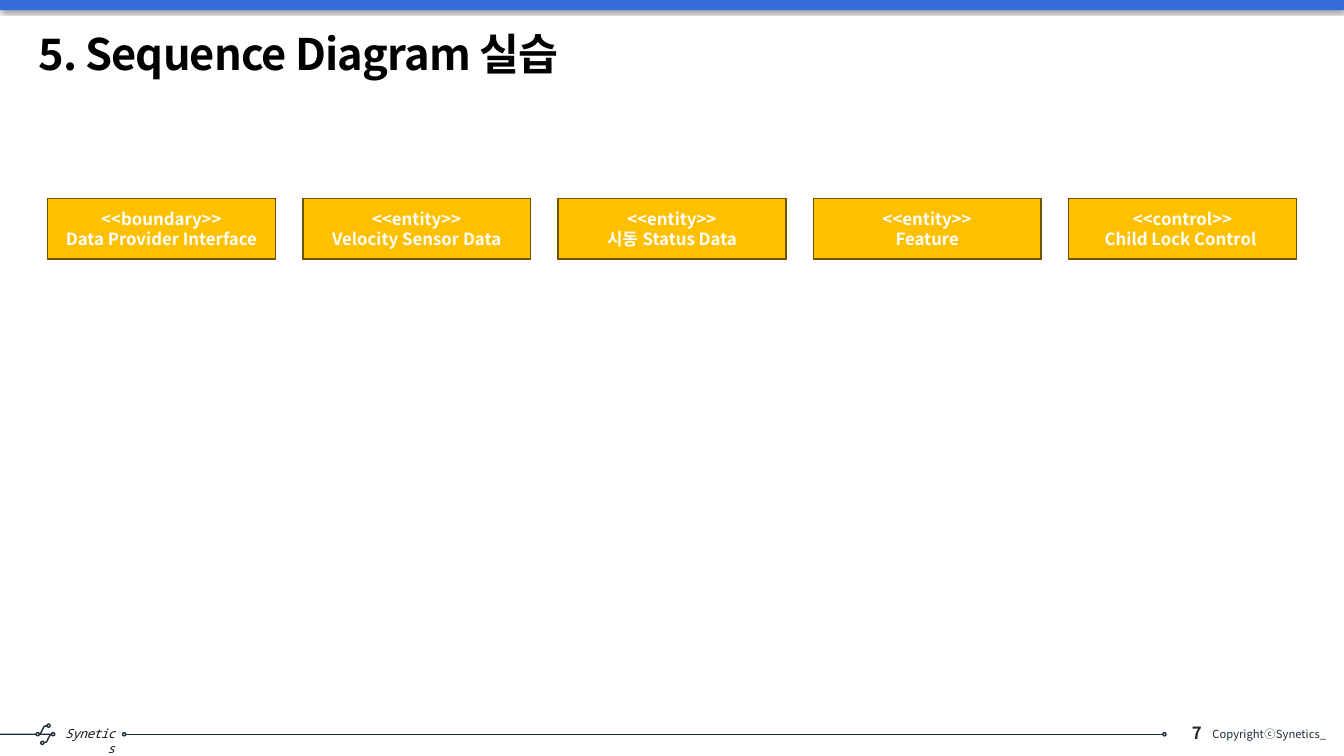
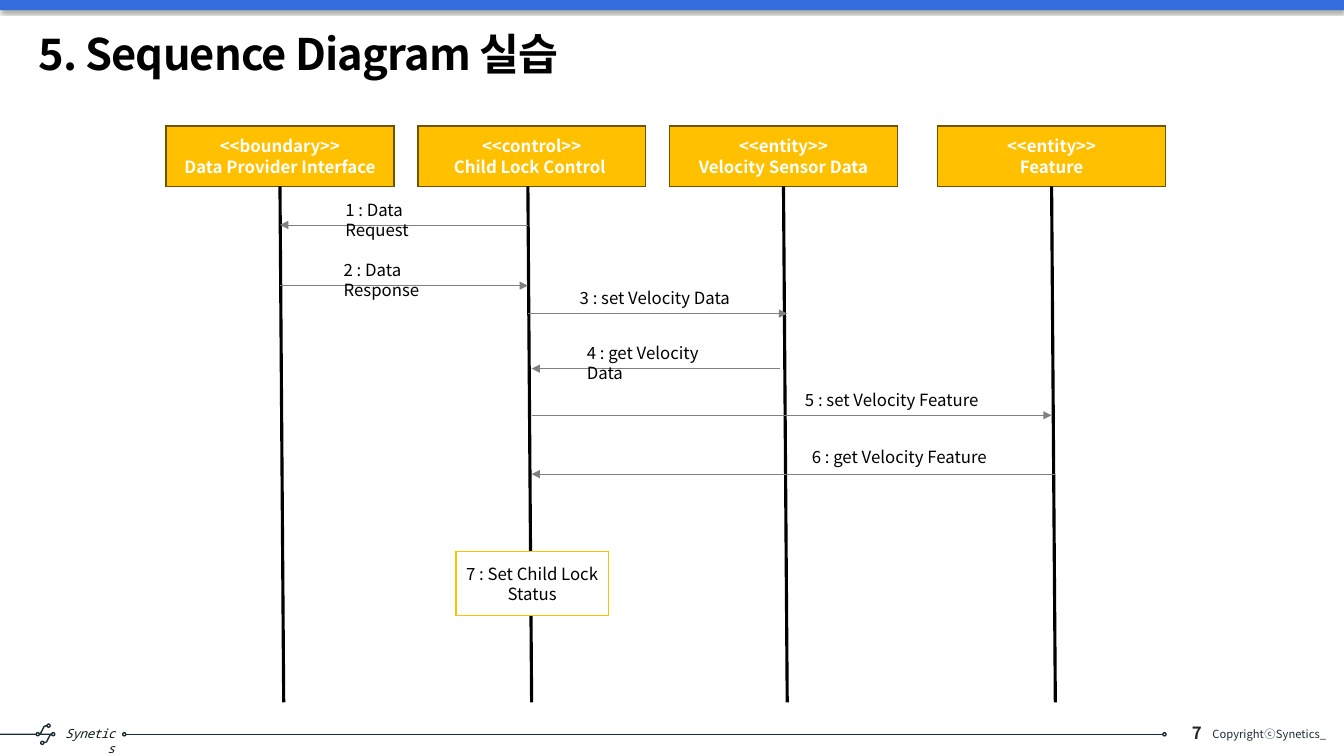
Before and after one commit to s-eunbi-kim/SeSSAC_202501, a slide deck: slide 7 of 01_요구사항 실습/SW 요구사항 분석 및 설계_3조.pptx. Drawn at 1344x756 pixels with LibreOffice and Linux fonts; fonts in the diff are those of the drawing. Boxes give left, top, right and bottom in pixels: in the first picture for what was removed or moved away, otherwise in the second. Text is boxed around its words. In the diff, an @@ line names an element or a change of style, - is before the commit and + after.

```diff
--- a/01_요구사항 실습/SW 요구사항 분석 및 설계_3조.pptx
+++ b/01_요구사항 실습/SW 요구사항 분석 및 설계_3조.pptx
@@ rectangle "<<boundary>>": place and size @@
-rectangle "<<boundary>>" at [47, 199, 275, 259]
+rectangle "<<boundary>>" at [166, 126, 394, 187]
@@ rectangle "<<control>>": place and size @@
-rectangle "<<control>>" at [1069, 199, 1297, 259]
+rectangle "<<control>>" at [418, 126, 646, 187]
@@ rectangle "<<entity>>": place and size @@
-rectangle "<<entity>>" at [302, 199, 530, 259]
+rectangle "<<entity>>" at [669, 126, 897, 187]
@@ rectangle "<<entity>>": place and size @@
-rectangle "<<entity>>" at [814, 199, 1042, 259]
+rectangle "<<entity>>" at [938, 126, 1166, 187]
@@ line added from (280, 187) to (283, 703), #000000 2.25 pt @@
@@ text added at [345, 203, 408, 240], 12 pt, text #000000 @@
+1 : Data Request
@@ line added from (528, 187) to (531, 703), #000000 2.25 pt @@
@@ rectangle removed at [559, 199, 786, 259] @@
-<<entity>>
-시동 Status Data
@@ line added from (783, 187) to (787, 703), #000000 2.25 pt @@
@@ line added from (1052, 187) to (1056, 703), #000000 2.25 pt @@
@@ arrow added from (528, 225) to (280, 225), #808080 0.5 pt @@
@@ text added at [344, 263, 420, 300], 12 pt, text #000000 @@
+2 : Data Response
@@ arrow added from (280, 285) to (528, 285), #808080 0.5 pt @@
@@ text added at [580, 290, 730, 308], 12 pt, text #000000 @@
+3 : set Velocity Data
@@ arrow added from (528, 314) to (787, 314), #808080 0.5 pt @@
@@ text added at [587, 345, 699, 379], 12 pt, text #000000 @@
+4 : get Velocity Data
@@ arrow added from (779, 369) to (531, 369), #808080 0.5 pt @@
@@ arrow added from (531, 415) to (1052, 415), #808080 0.5 pt @@
@@ text added at [805, 392, 978, 410], 12 pt, text #000000 @@
+5 : set Velocity Feature
@@ text added at [812, 449, 986, 468], 12 pt, text #000000 @@
+6 : get Velocity Feature
@@ arrow added from (1056, 474) to (531, 474), #808080 0.5 pt @@
@@ rectangle added at [456, 552, 608, 615], fill #FFFFFF, outline #FFC000 1 pt, 12 pt, text #000000 @@
+7 : Set Child Lock Status
```
